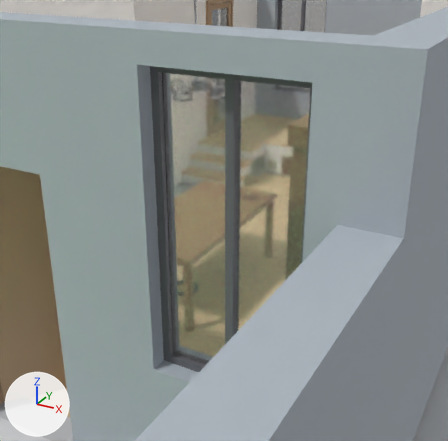
An edit to the glTF model public/models/house_raw.glb, drawn before and after from the same camera.
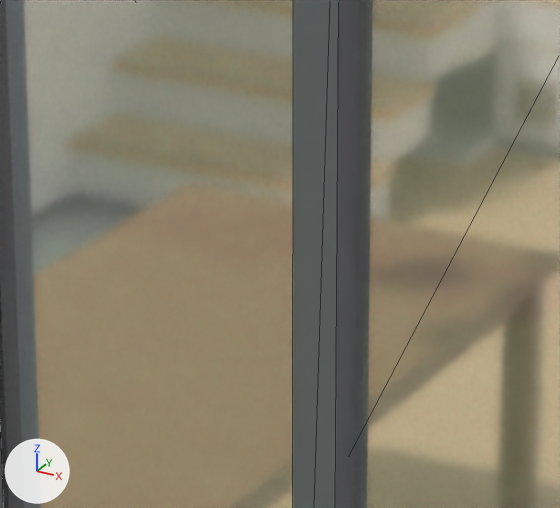
Each version is shown from a 50 mm camera at (14.694, -10.568, 3.356) aimed at (13.355, -8.134, 2.139), then close up on the part from 37% to 62% of the width and 33% to 55% of the height. Every picture has the same lights, and +X, +Y and +Z are marked at lower left. The first two pictures are the older version. The close-ups show mesh edges as thin lines. Where no turn or scale is listed for an object, it has been applied to the vertices.

Before the edit, the objects in view are built like this:
```python
me_win_dining_s2_glass = bpy.data.meshes.new('Win_Dining_S2_Glass')
me_win_dining_s2_glass.from_pydata(...)  # a box spanning x 12.87..13.69, y -7.91..-7.89, z 1.05..2.78
me_win_dining_s2_glass.materials.append(mat_mat_vetro)  # white #f9f9f9
me_win_dining_s2_mullion = bpy.data.meshes.new('Win_Dining_S2_Mullion')
me_win_dining_s2_mullion.from_pydata(...)  # a box spanning x 13.26..13.31, y -7.94..-7.86, z 1.05..2.78
me_win_dining_s2_mullion.materials.append(mat_mat_infissi_antracite)  # grey #69696f
ob_win_dining_s2_glass = bpy.data.objects.new('Win_Dining_S2_Glass', me_win_dining_s2_glass)
ob_win_dining_s2_glass.location = (0.0, 0.0, 0.0)
ob_win_dining_s2_mullion = bpy.data.objects.new('Win_Dining_S2_Mullion', me_win_dining_s2_mullion)
ob_win_dining_s2_mullion.location = (0.0, 0.0, 0.0)
```
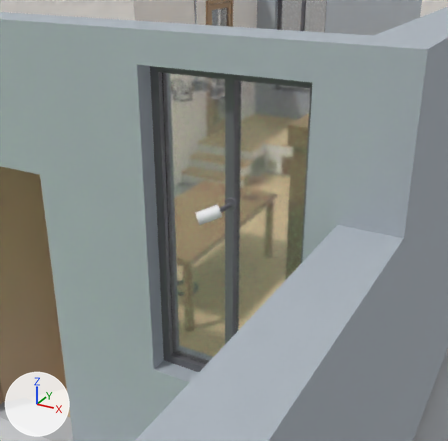
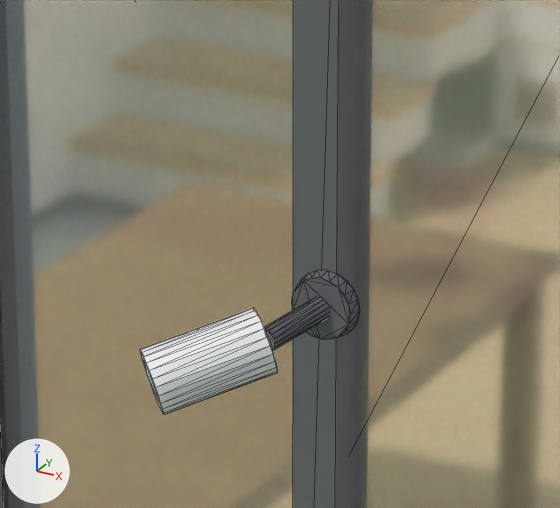
What differs and where, as boxes [x1, y1, x2, y2] in the close-ups (560 x 508 px):
'Security_Cam_Portico_Body', added: after [139, 308, 278, 414]
'Security_Cam_Portico_Mount', added: after [264, 270, 360, 351]

What the commit changed:
Material 'Mat_Security_Cam_White' (mat_mat_security_cam_white) is new.
Its base color is (0.92, 0.93, 0.95) (white #f6f7f9).
Its metallic is 0.05.
Its roughness is 0.35.
Mesh me_security_cam_portico_mount is new.
It has 72 vertices, 136 faces and spans x 13.3171..13.3871, y -8.1388..-8.048, z 2.1608..2.2308.
It uses material mat_mat_infissi_antracite (grey #69696f).
Mesh me_cylinder is new.
It has 48 vertices, 92 faces and spans x -0.064..0.064, y -0.0624..0.0624, z -0.0476..0.0476.
It uses material mat_mat_security_cam_white (white #f6f7f9).
Object 'Security_Cam_Portico_Mount' (ob_security_cam_portico_mount) is new; it shows me_security_cam_portico_mount.
Its location is (0.0, 0.0, 0.0).
Object 'Security_Cam_Portico_Body' (ob_security_cam_portico_body) is new; it shows me_cylinder.
Its location is (13.2914, -8.1729, 2.17).
